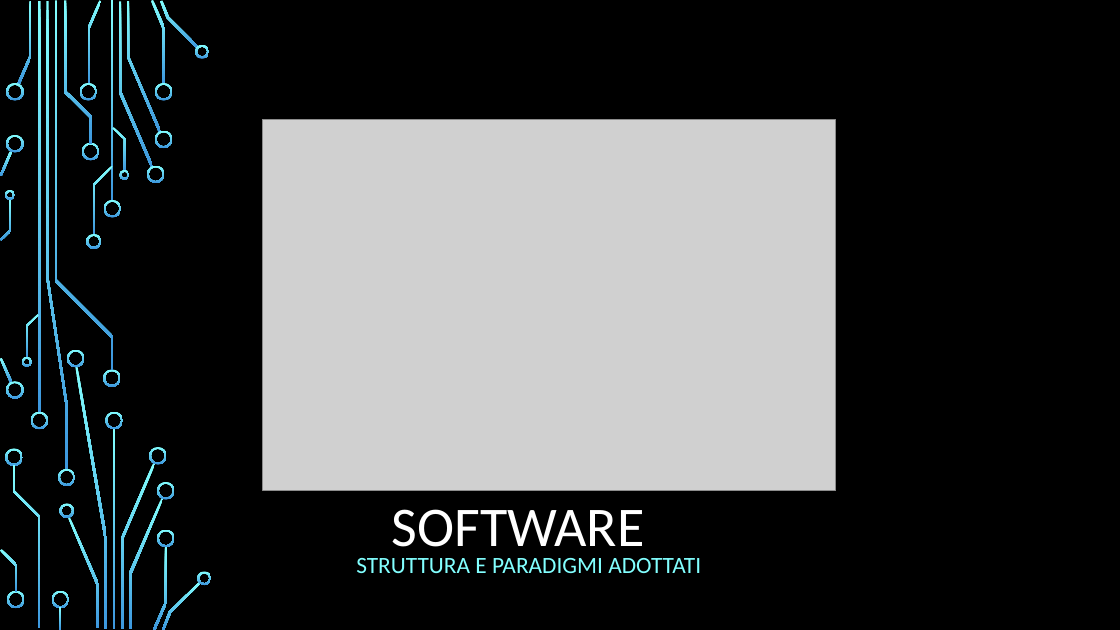
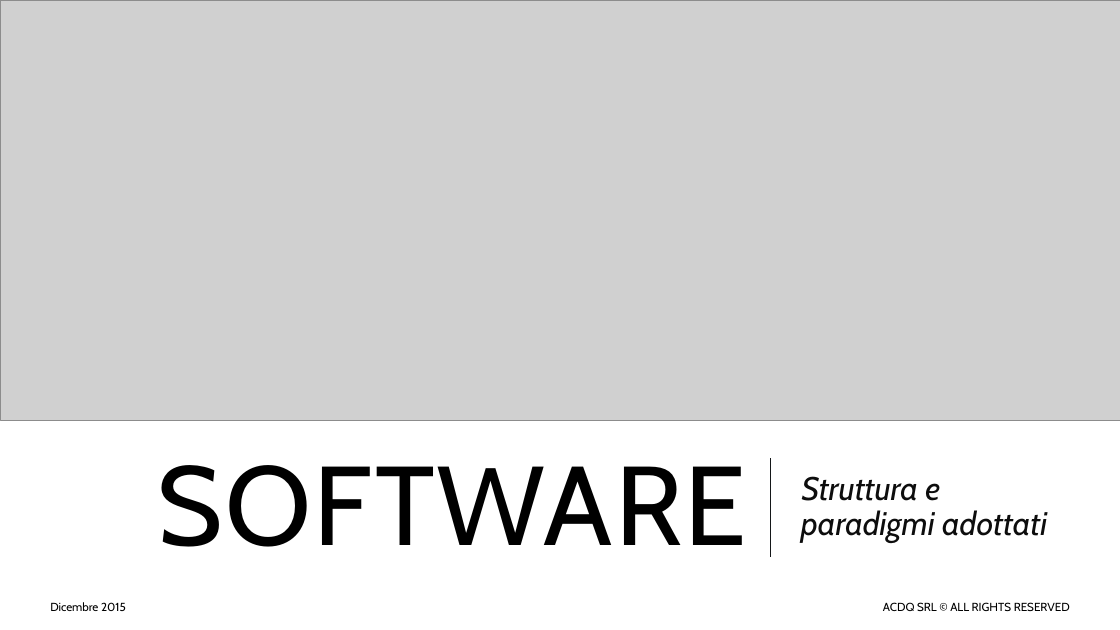
Before and after one commit to acdqsrl/Project-Board, a slide deck: slide 1 of app/static/docs/ACDQ_sw.pptx. Drawn at 1120x630 pixels with LibreOffice and Linux fonts; fonts in the diff are those of the drawing; grey boxes stand for pictures; background and template pictures are left out. Boxes give left, top, right and bottom in pixels: in the first picture for what was removed or moved away, otherwise in the second. Text is boxed around its words. In the diff, an @@ line names an element or a change of style, - is before the commit and + after.

Commit message:
commit of docs and change image

```diff
--- a/app/static/docs/ACDQ_sw.pptx
+++ b/app/static/docs/ACDQ_sw.pptx
@@ background picture (left out) to #FFFFFF @@
@@ picture added at box(0, 0, 1120, 420) @@
@@ picture removed at box(263, 119, 836, 491) @@
@@ title "SOFTWARE": place and size @@
-title "SOFTWARE" at box(392, 509, 645, 559)
+title "SOFTWARE" at box(158, 465, 747, 547)
@@ title "SOFTWARE" at box(158, 465, 747, 547): size 48 to 96 pt, font Calibri to Cabin, text colour #FFFFFF to #000000, letter spacing 0 to 2 pt; alignment left to right; line spacing 0.9 to 1; vertical alignment bottom to middle @@
@@ group removed at box(0, 0, 212, 630): 50 freeform shapes, 4 rectangles @@
@@ line added from (770, 557) to (770, 458), #141719 1.5 pt @@
@@ subtitle "Struttura e paradigmi adottati" at box(801, 476, 1047, 543): vertical alignment top to middle @@
@@ subtitle at box(801, 476, 1047, 543): text changed; size 20 to 28 pt; font Calibri to Cabin; text colour #82FFFF to #0D0D0D; italic on @@
-STRUTTURA E PARADIGMI ADOTTATI
+  Struttura e paradigmi adottati
@@ text added at box(50, 602, 126, 611), 10 pt, text #000000 @@
+Dicembre 2015
@@ text added at box(883, 602, 1070, 611), 10 pt, text #000000 @@
+ACDQ SRL © ALL RIGHTS RESERVED
```
Also in this commit, not shown: 7 other slides changed.
